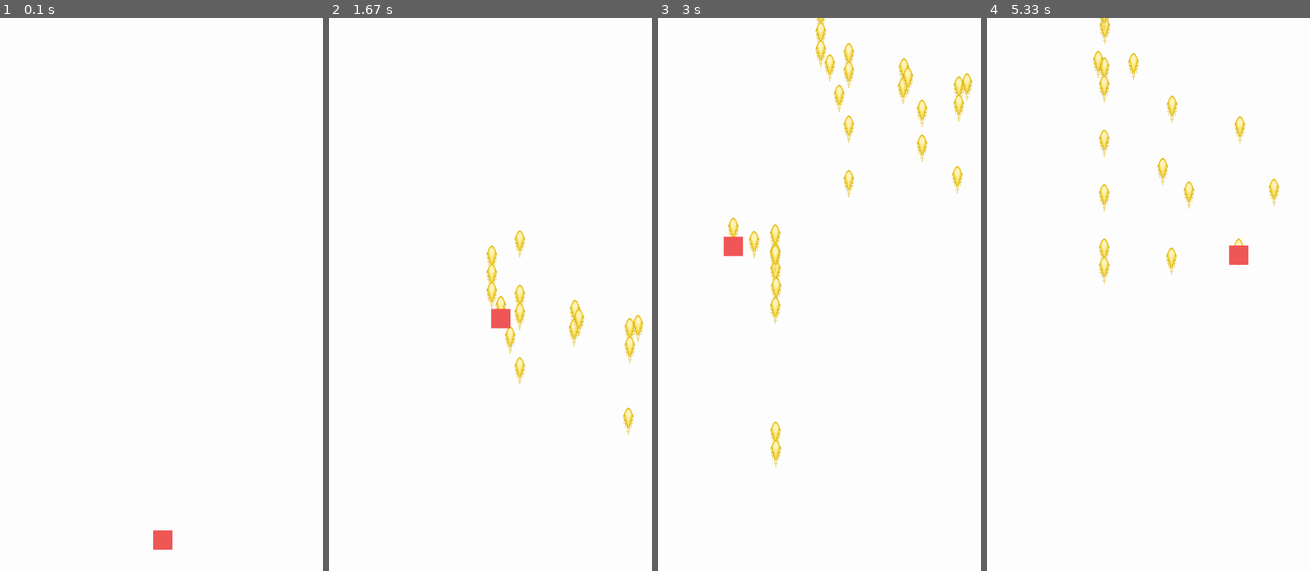
Above: before the commit, frames 1-4 (left to right).
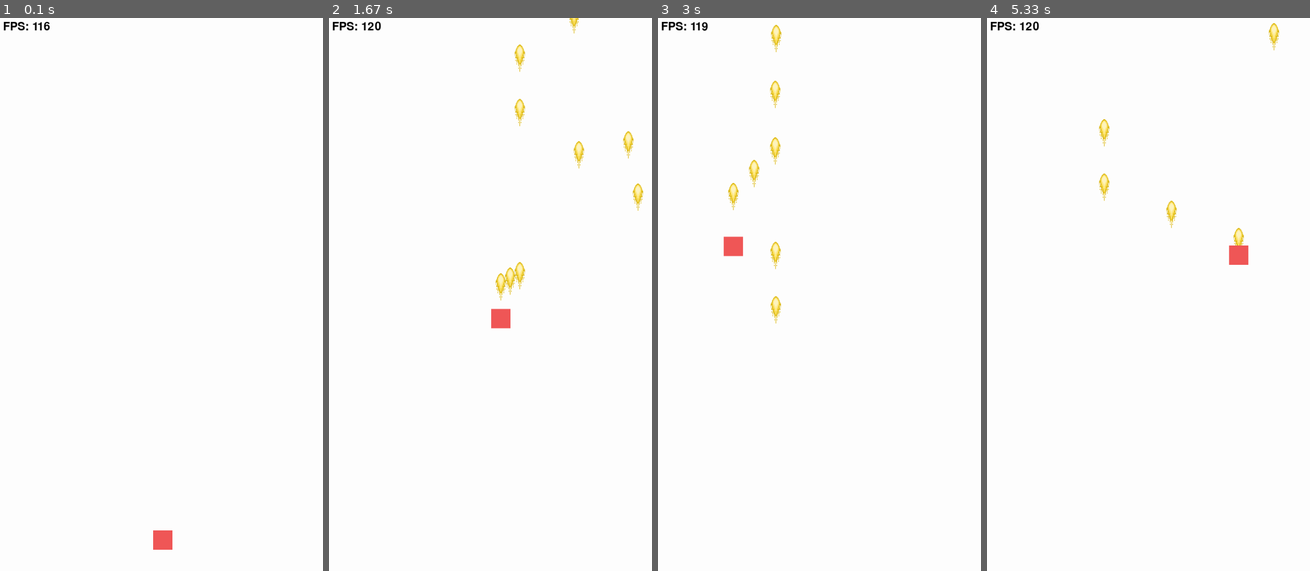
Above: after the commit, the same moments.

Repository: DL648/Pygame
Game: pygame game, started from code/Game_main.py
Same seed, same stepped clock (60 frames per second), same inputs: the game is played once before the commit and once after it.
Inputs (mouse positions are in pixels of both pictures, inside the frame that each line leads up to):
- Up to frame 1 (0.1 s): no input
- Up to frame 2 (1.67 s): press the mouse at (412, 311) at 0.37 s; move the mouse to (467, 377) at 0.47 s; release the mouse at (522, 438) at 0.6 s; press the mouse at (412, 311) at 0.7 s; move the mouse to (467, 382) at 0.8 s; release the mouse at (522, 454) at 0.93 s; press the mouse at (412, 311) at 1.03 s; move the mouse to (471, 300) at 1.13 s; release the mouse at (532, 288) at 1.27 s; press the mouse at (412, 311) at 1.37 s; move the mouse to (403, 266) at 1.47 s; release the mouse at (393, 217) at 1.6 s
- Up to frame 3 (3 s): press the mouse at (741, 311) at 1.7 s; move the mouse to (816, 261) at 1.8 s; release the mouse at (890, 206) at 1.93 s; press the mouse at (741, 311) at 2.03 s; move the mouse to (741, 311) at 2.13 s; release the mouse at (741, 311) at 2.27 s; press the mouse at (741, 311) at 2.37 s; move the mouse to (741, 421) at 2.47 s; release the mouse at (741, 526) at 2.6 s; press the mouse at (741, 311) at 2.7 s; move the mouse to (722, 283) at 2.8 s; release the mouse at (699, 250) at 2.93 s
- Up to frame 4 (5.33 s): press the mouse at (1070, 311) at 3.03 s; move the mouse to (1067, 338) at 3.13 s; release the mouse at (1064, 366) at 3.27 s; press the mouse at (1070, 311) at 3.37 s; move the mouse to (1100, 399) at 3.47 s; release the mouse at (1129, 488) at 3.6 s; press the mouse at (1070, 311) at 3.7 s; move the mouse to (1074, 206) at 3.8 s; release the mouse at (1077, 95) at 3.93 s; press the mouse at (1070, 311) at 4.03 s; move the mouse to (1138, 316) at 4.13 s; release the mouse at (1206, 316) at 4.27 s; press the mouse at (1070, 311) at 4.37 s; move the mouse to (1064, 217) at 4.47 s; release the mouse at (1058, 117) at 4.6 s; press the mouse at (1070, 311) at 4.7 s; move the mouse to (1154, 294) at 4.8 s; release the mouse at (1242, 272) at 4.93 s; press the mouse at (1070, 311) at 5.03 s; move the mouse to (1138, 283) at 5.13 s; release the mouse at (1206, 255) at 5.27 s

The runs differ from the first frame. In frame 1, 0.1% of the frame differs, in the area x 1-16%, y 0-3%; in frame 2, 2.4%; in frame 3, 3.0%, in the area x 1-98%, y 0-82%; in frame 4, 2.0%.

Commit message:
添加注释，帧率上限144

Diff:
--- a/code/Game_main.py
+++ b/code/Game_main.py
@@ -3,40 +3,60 @@
 import sys
 from Projectile import Projectile
 pygame.init()
-
+#加载音效
 shoot =pygame.mixer.Sound("../Sound/shoot.wav")
+#设置画面
 size=(1080,1920)
 screen =pygame.display.set_mode(size,pygame.SCALED|pygame.FULLSCREEN)
-
+#限制帧率上限
+FPS = 144
+clock =pygame.time.Clock()
+#创建字体对象
+font = pygame.font.Font(None, 56)
+#生成玩家
 player = pygame.image.load("../image/player.png")
 player_rect=player.get_rect()
 player_rect.center=(size[0]/2,size[1]*0.9)
-
+#创建弹幕列表
 projectiles =[]
+#设置一个计时器
 timer=pygame.time.set_timer(pygame.USEREVENT,100)
-
+#主循环
 while True:
+    #=========保持运行==============
     for event in pygame.event.get():
         if event.type == pygame.QUIT:
            sys.exit()
+           #===========玩家移动============
         if event.type ==pygame.MOUSEMOTION:
             new_x = player_rect.x + event.rel[0]
             new_y = player_rect.y + event.rel[1]
-                # 检测是否超出屏幕边界
+
             if new_x >= 0 and new_x + player_rect.width <= size[0]:
 
                 player_rect.x = new_x
             if new_y >= 0 and new_y + player_rect.height <= size[1]:
                    player_rect.y = new_y
+           #=========计时器触发======================
+        if event.type == pygame.USEREVENT:
+             #============生成弹幕===========
+             pro =Projectile(player_rect.centerx,player_rect.centery)
+             shoot.play()#播放发射音效
+             projectiles.append(pro)#添加到弹幕列表
 
-        if event.type == pygame.USEREVENT:
-             pro =Projectile(player_rect.centerx,player_rect.centery)
-             shoot.play()
-
-             projectiles.append(pro)
-
+    #====刷新屏幕以白色填充=======
     screen.fill((255,255,255))
+    #把弹幕列表里的弹幕绘制出来
     for pro in projectiles:
         pro.update(screen)
+    #=========绘制玩家
     screen.blit(player,player_rect)
+    # 渲染帧率文本
+    fps_text = font.render("FPS: " + str(int(clock.get_fps())), True, (0, 0, 0))
+    # 将帧率文本显示在屏幕左上角
+    screen.blit(fps_text, (10, 10))
+    #更新整个屏幕
     pygame.display.flip()
+    #限制FPS
+    clock.tick(FPS)
+pygame.quit()
--- a/code/Projectile.py
+++ b/code/Projectile.py
@@ -12,4 +12,4 @@
 
     def update(self,screen):
         screen.blit(self.image, self.rect)
-        self.rect.y-=10
+        self.rect.y-=15
